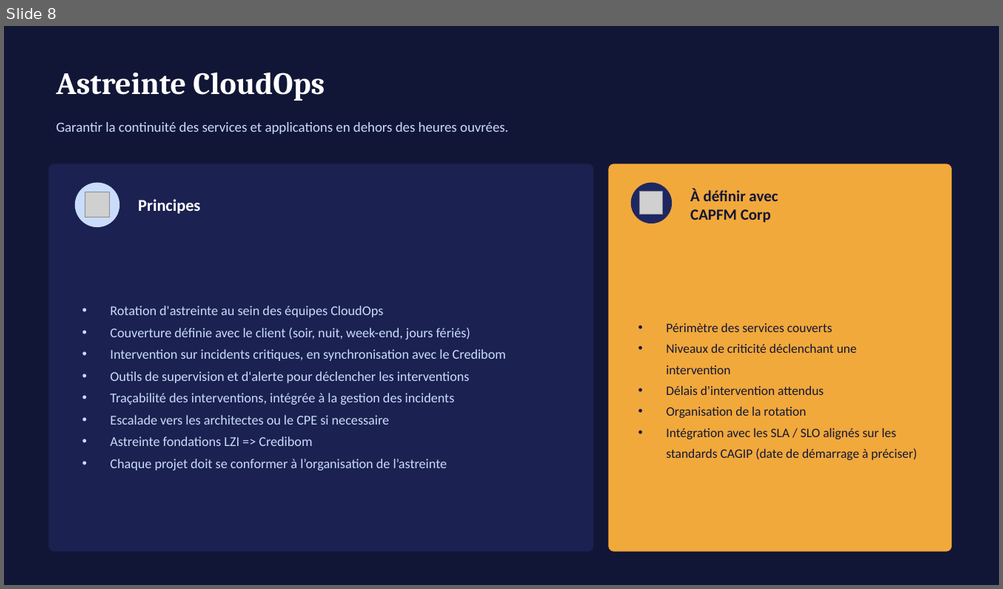
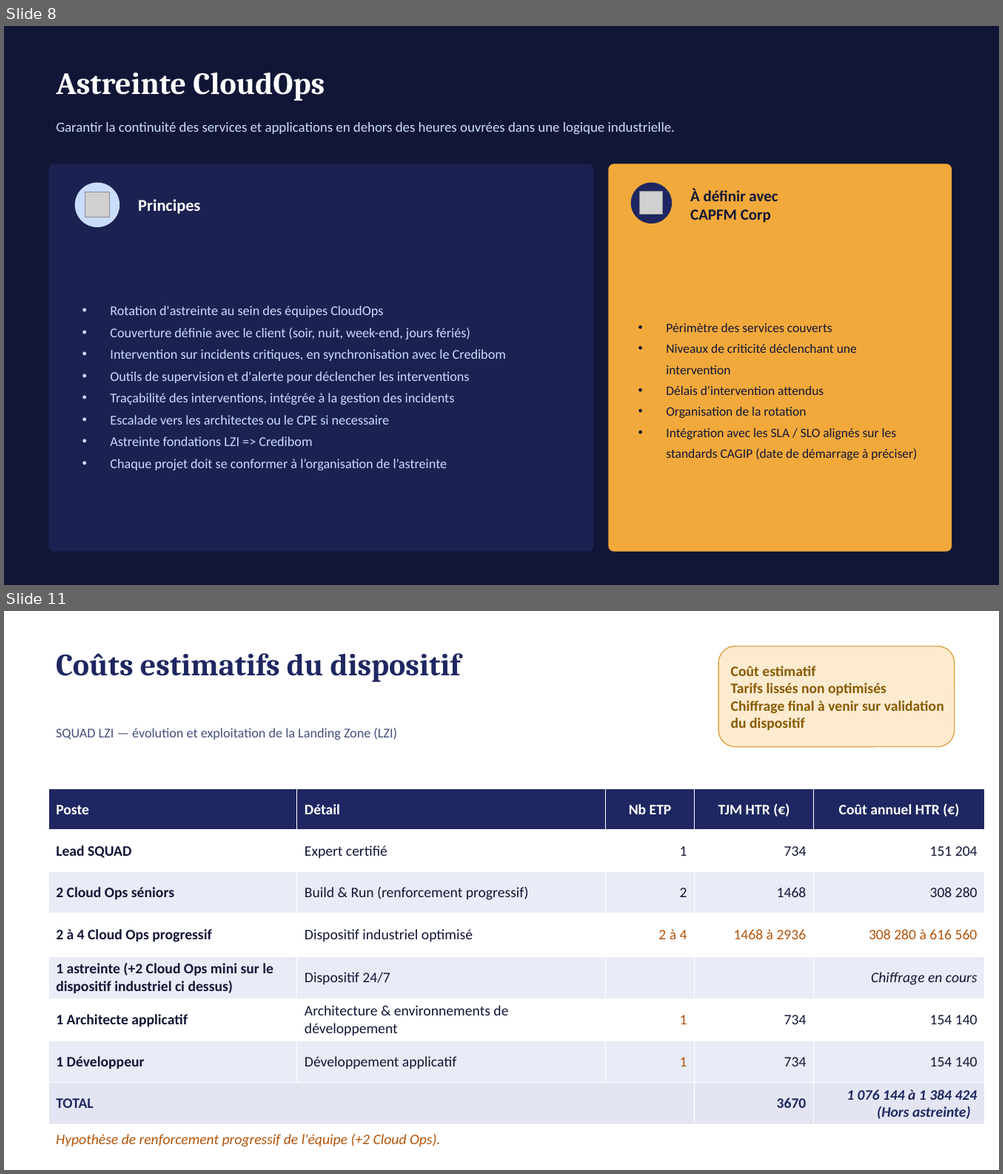
Before and after one commit to malphodo/newsfs, a slide deck: Modele_Operationnel_LZI.pptx. Shown one above the other, each under a label of ours: slide 8 before the commit, slides 8 and 11 after it; the slides between them are not shown. The pictures are 1003x589 and 1003x1174 pixels, drawn with LibreOffice and Linux fonts; fonts in the diff are those of the drawing; grey boxes stand for pictures. Boxes give left, top, right and bottom in pixels: in the first picture for what was removed or moved away, otherwise in the second. Text is boxed around its words. In the diff, an @@ line names an element or a change of style, - is before the commit and + after.

```diff
--- a/Modele_Operationnel_LZI.pptx
+++ b/Modele_Operationnel_LZI.pptx
@@ slide 11 added at (x1=4, y1=611, x2=999, y2=1170), background #FFFFFF @@
@@ text added at (x1=56, y1=653, x2=461, y2=682), 30 pt, text #1E2761, bold @@
+Coûts estimatifs du dispositif
@@ rounded rectangle added at (x1=719, y1=646, x2=955, y2=747), fill #FCEBCF, outline #E0A44A 1 pt, 14 pt, text #8A5A00, bold @@
+Coût estimatif
+Tarifs lissés non optimisés
+Chiffrage final à venir sur validation
+du dispositif
@@ text added at (x1=56, y1=728, x2=397, y2=740), 13 pt, text #44507A @@
+SQUAD LZI — évolution et exploitation de la Landing Zone (LZI)
@@ table added at (x1=48, y1=789, x2=984, y2=1125), 8 rows, 5 columns @@
+Poste | Détail | Nb ETP | TJM HTR (€) | Coût annuel HTR (€)
+Lead SQUAD | Expert certifié | 1 | 734 | 151 204
+2 Cloud Ops séniors | Build & Run (renforcement progressif) | 2 | 1468 | 308 280
+2 à 4 Cloud Ops progressif | Dispositif industriel optimisé | 2 à 4 | 1468 à 2936 | 308 280 à 616 560
+1 astreinte (+2 Cloud Ops mini sur le dispositif industriel ci dessus) | Dispositif 24/7 |  |  | Chiffrage en cours
+1 Architecte applicatif | Architecture & environnements de développement | 1 | 734 | 154 140
+1 Développeur | Développement applicatif | 1 | 734 | 154 140
+TOTAL |  |  | 3670 | 1 076 144 à 1 384 424 / (Hors astreinte)
@@ text added at (x1=56, y1=1134, x2=440, y2=1147), 14 pt, text #B45309, italic @@
+Hypothèse de renforcement progressif de l'équipe (+2 Cloud Ops).
@@ slide 8 changed as well @@
@@ text at (x1=56, y1=122, x2=674, y2=135): text changed @@
-Garantir la continuité des services et applications en dehors des heures ouvrées.
+Garantir la continuité des services et applications en dehors des heures ouvrées dans une logique industrielle.
```
Also in this commit, not shown: 8 other slides changed, 4 other slides added.
